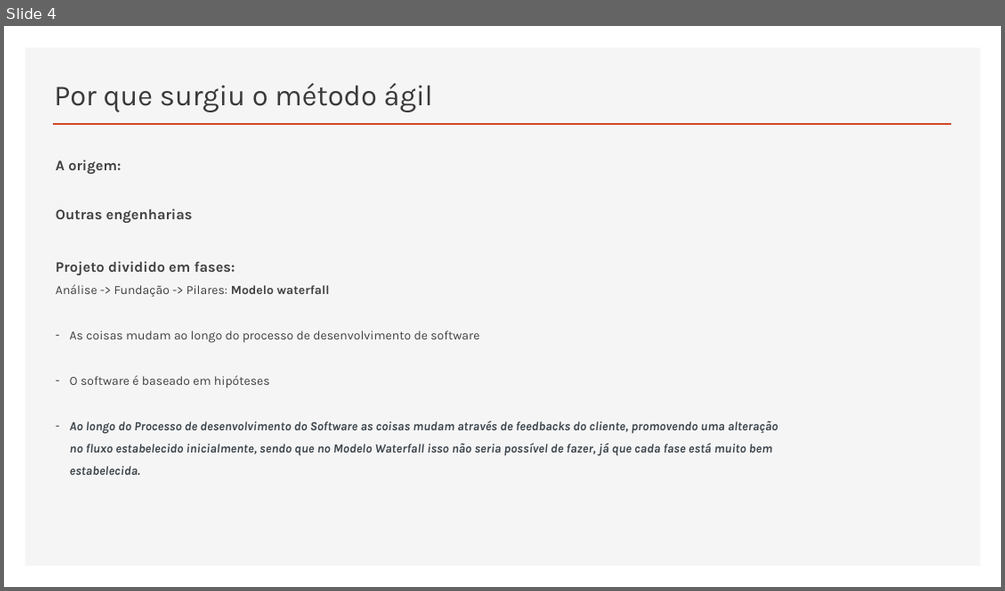
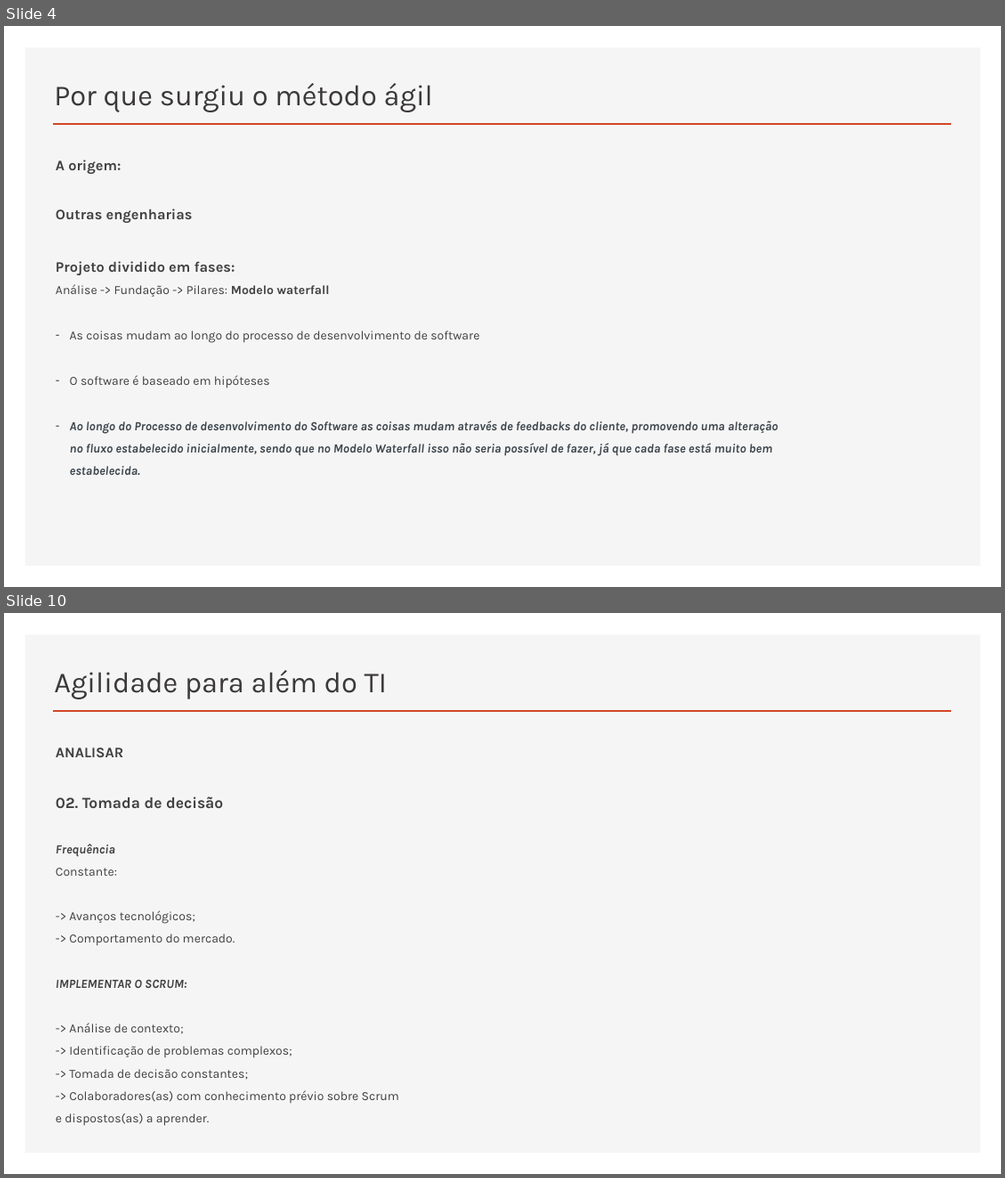
Before and after one commit to RaizaCirne/app-flex, a slide deck: Trilhas/[Business Agility T5 - ONE]/01..Agilidade-promovendo_a_transformacao_agil.pptx. Shown one above the other, each under a label of ours: slide 4 before the commit, slides 4 and 10 after it; the slides between them are not shown. The pictures are 1005x591 and 1005x1178 pixels, drawn with LibreOffice and Linux fonts; fonts in the diff are those of the drawing. Boxes give left, top, right and bottom in pixels: in the first picture for what was removed or moved away, otherwise in the second. Text is boxed around its words. In the diff, an @@ line names an element or a change of style, - is before the commit and + after.

```diff
--- a/Trilhas/[Business Agility T5 - ONE]/01..Agilidade-promovendo_a_transformacao_agil.pptx
+++ b/Trilhas/[Business Agility T5 - ONE]/01..Agilidade-promovendo_a_transformacao_agil.pptx
@@ slide 10 added at (x1=4, y1=613, x2=1001, y2=1174), background #FFFFFF; not listed: 2 template elements that a slide beside it also shows @@
@@ title added at (x1=54, y1=670, x2=387, y2=699), 28 pt, text #3B3838 @@
+Agilidade para além do TI
@@ text added at (x1=56, y1=747, x2=399, y2=1126), 12 pt, text #404040 @@
+ANALISAR
+02. Tomada de decisão
+Frequência
+Constante:
+-> Avanços tecnológicos;
+-> Comportamento do mercado.
+IMPLEMENTAR O SCRUM:
+-> Análise de contexto;
+-> Identificação de problemas complexos;
+-> Tomada de decisão constantes;
+-> Colaboradores(as) com conhecimento prévio sobre Scrum e dispostos(as) a aprender.
```
Also in this commit, not shown: 8 other slides added.
